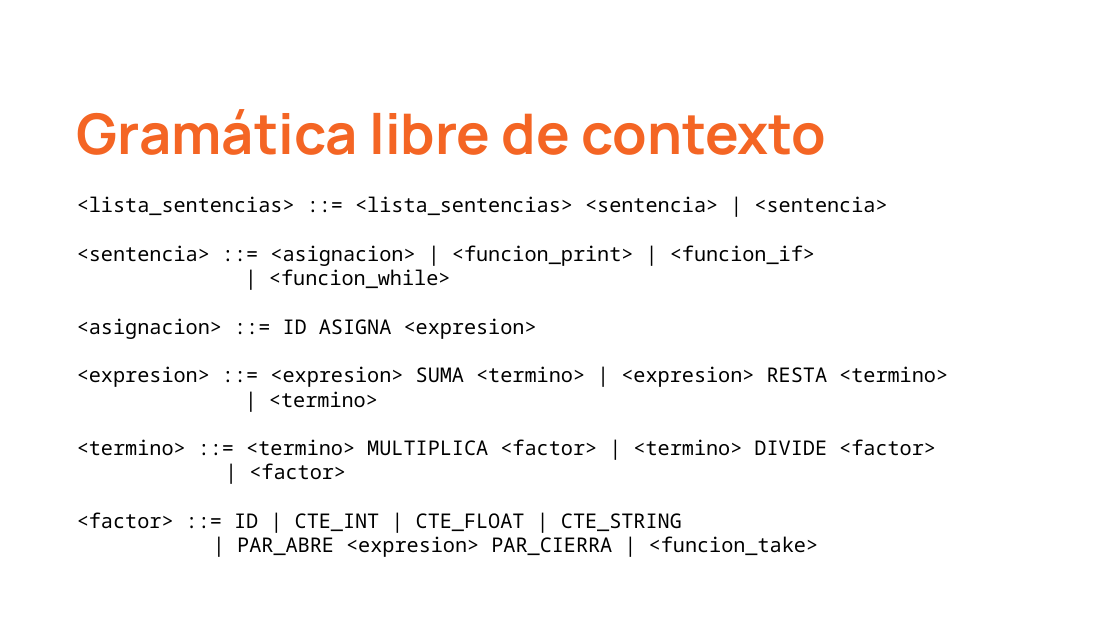
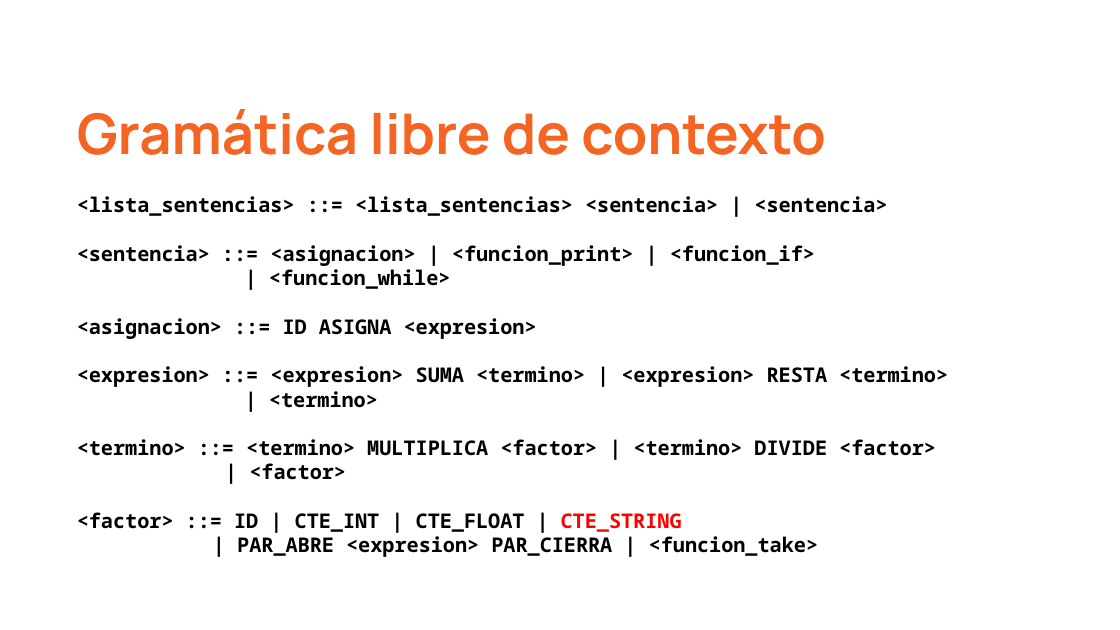
Before and after one commit to ncavasin/teo1, a slide deck: slide 5 of tp07-integrador/entrega_2/presentacion/compilador_presentacion.pptx. Drawn at 1120x630 pixels with LibreOffice and Linux fonts; fonts in the diff are those of the drawing. Boxes give left, top, right and bottom in pixels: in the first picture for what was removed or moved away, otherwise in the second. Text is boxed around its words. In the diff, an @@ line names an element or a change of style, - is before the commit and + after.

```diff
--- a/tp07-integrador/entrega_2/presentacion/compilador_presentacion.pptx
+++ b/tp07-integrador/entrega_2/presentacion/compilador_presentacion.pptx
@@ title "<lista_sentencias> ::= <lista_sentencias> <sentencia> | ..." at (66, 181, 1039, 566): bold on; text colour #000000 to #FF0000 in "CTE_STRING" @@
```
Also in this commit, not shown: 3 other slides changed, 1 other file.
